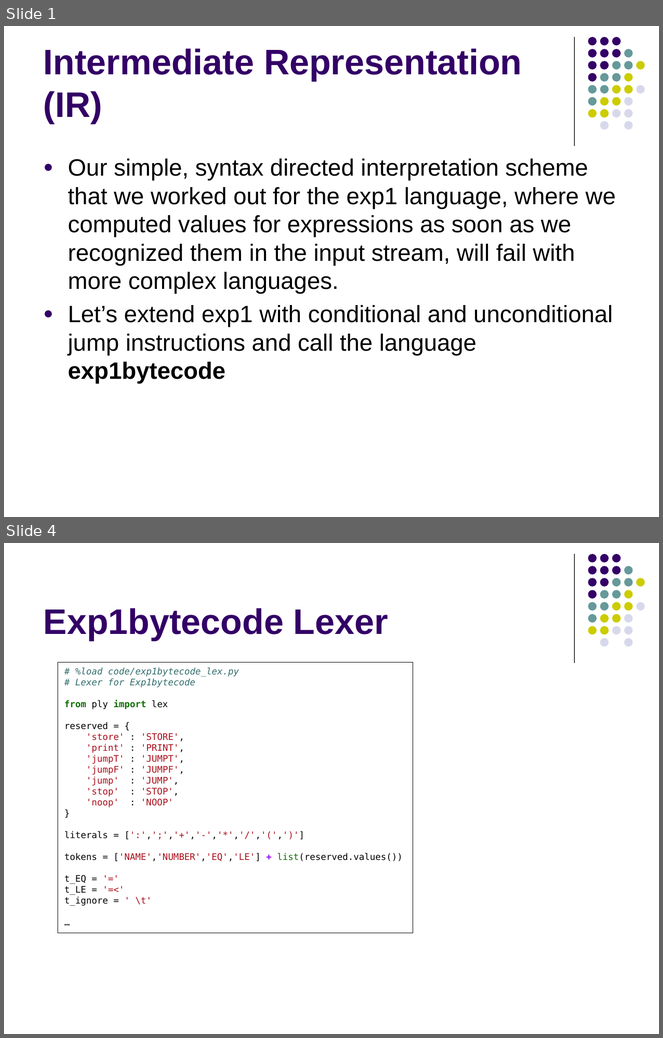
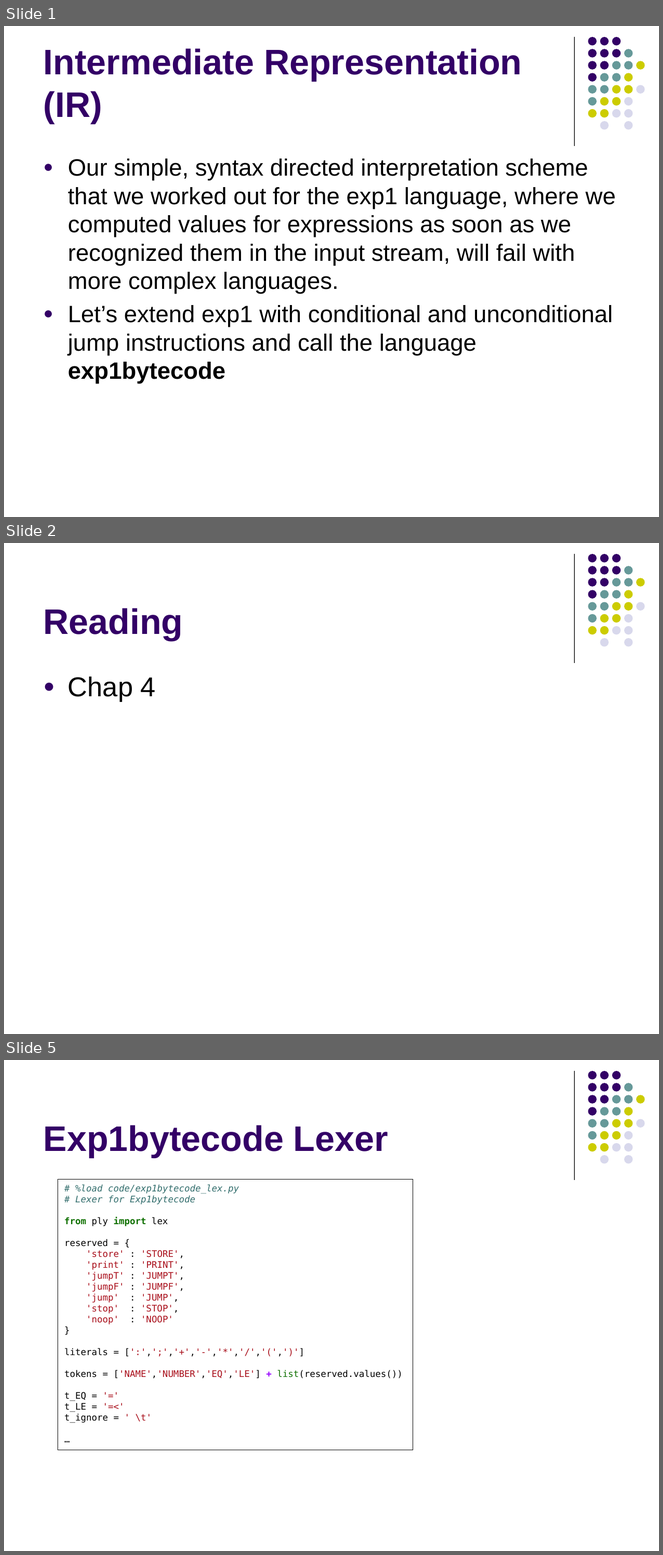
Before and after one commit to lutzhamel/CSC402, a slide deck: notes/csc402-ln005.pptx. Shown one above the other, each under a label of ours: slides 1 and 4 before the commit, slides 1, 2 and 5 after it; the slides between them are not shown. The pictures are 663x1038 and 663x1555 pixels, drawn with LibreOffice and Linux fonts; fonts in the diff are those of the drawing. Boxes give left, top, right and bottom in pixels: in the first picture for what was removed or moved away, otherwise in the second. Text is boxed around its words. In the diff, an @@ line names an element or a change of style, - is before the commit and + after.

```diff
--- a/notes/csc402-ln005.pptx
+++ b/notes/csc402-ln005.pptx
@@ slide 2 added at (4, 543, 659, 1034), background #FFFFFF; not listed: 32 template elements that a slide beside it also shows @@
@@ title added at (44, 608, 183, 641), 39 pt, text #330066, bold @@
+Reading
@@ text added at (68, 677, 156, 702), 30 pt, text #000000 @@
+● Chap 4
@@ what was slide 4 is now slide 5 @@
```
Also in this commit, not shown: 38 slides changed, 5 other files.
